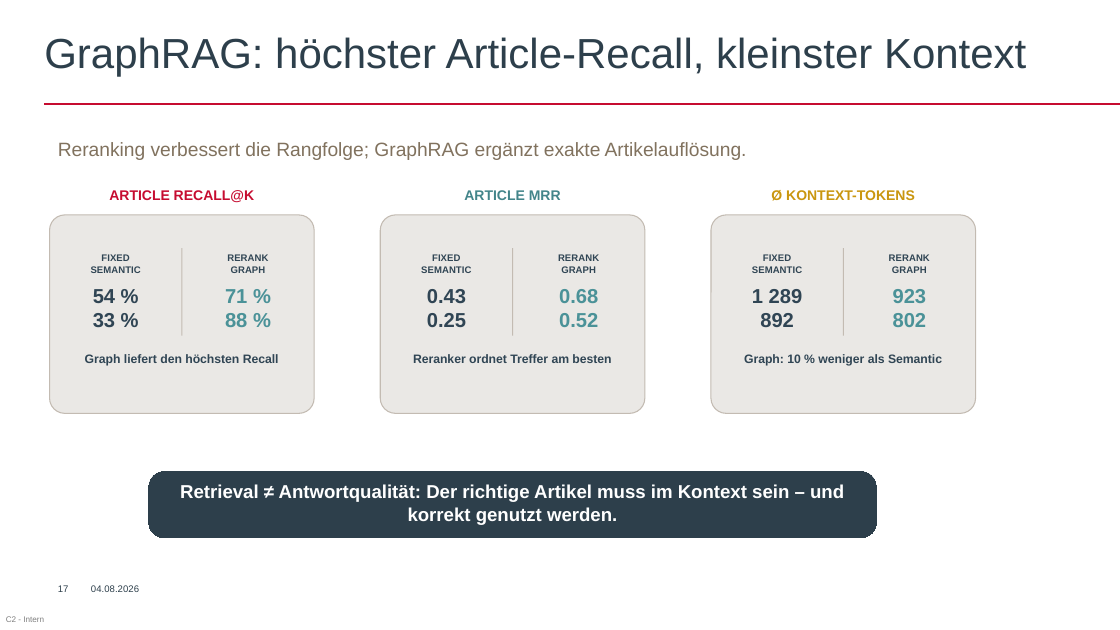
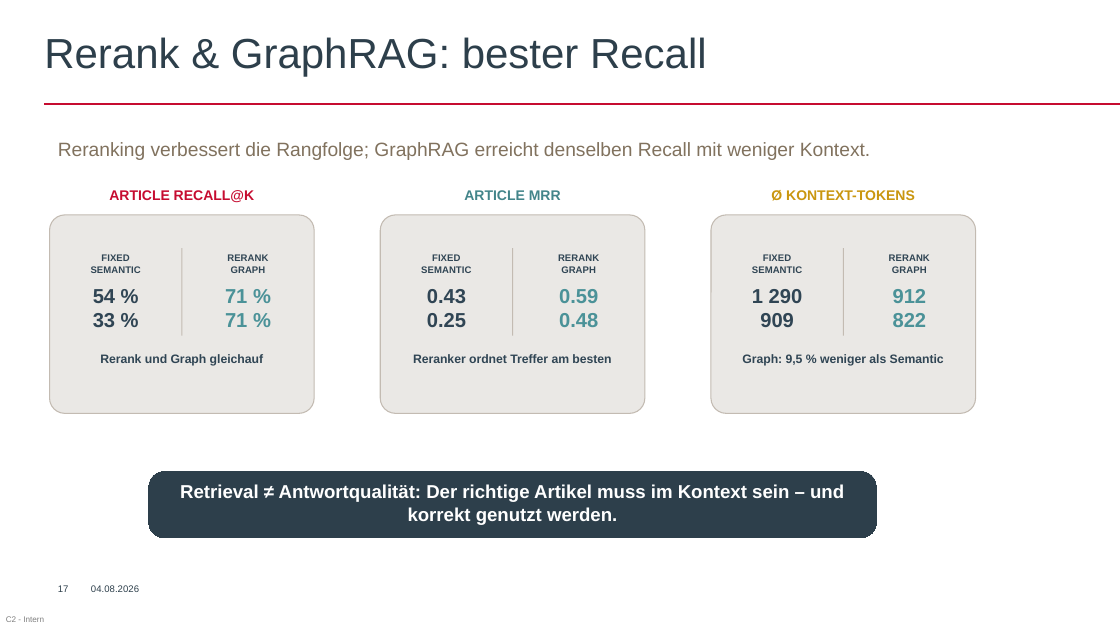
Before and after one commit to AkrosAG/RAG-Workshop, a slide deck: slide 23 of RAG_Workshop.pptx. Drawn at 1120x630 pixels with LibreOffice and Linux fonts; fonts in the diff are those of the drawing; background and template pictures are left out. Boxes give left, top, right and bottom in pixels: in the first picture for what was removed or moved away, otherwise in the second. Text is boxed around its words. In the diff, an @@ line names an element or a change of style, - is before the commit and + after.

```diff
--- a/RAG_Workshop.pptx
+++ b/RAG_Workshop.pptx
@@ title at [44, 37, 707, 76]: text changed @@
-GraphRAG: höchster Article-Recall, kleinster Kontext
+Rerank & GraphRAG: bester Recall
@@ text at [58, 142, 870, 160]: text changed @@
-Reranking verbessert die Rangfolge; GraphRAG ergänzt exakte Artikelauflösung.
+Reranking verbessert die Rangfolge; GraphRAG erreicht denselben Recall mit weniger Kontext.
@@ text at [559, 289, 598, 327]: text changed @@
-0.68
-0.52
+0.59
+0.48
@@ text at [752, 289, 803, 327]: text changed @@
-1 289
-892
+1 290
+909
@@ text at [893, 289, 927, 327]: text changed @@
-923
-802
+912
+822
@@ text at [225, 313, 247, 327]: text changed @@
-88 %
+71 %
@@ text at [100, 354, 263, 366]: text changed @@
-Graph liefert den höchsten Recall
+Rerank und Graph gleichauf
@@ text at [742, 354, 944, 366]: text changed @@
-Graph: 10 % weniger als Semantic
+Graph: 9,5 % weniger als Semantic
```
Also in this commit, not shown: 11 other slides changed, 1 slide added, 1 slide removed.
